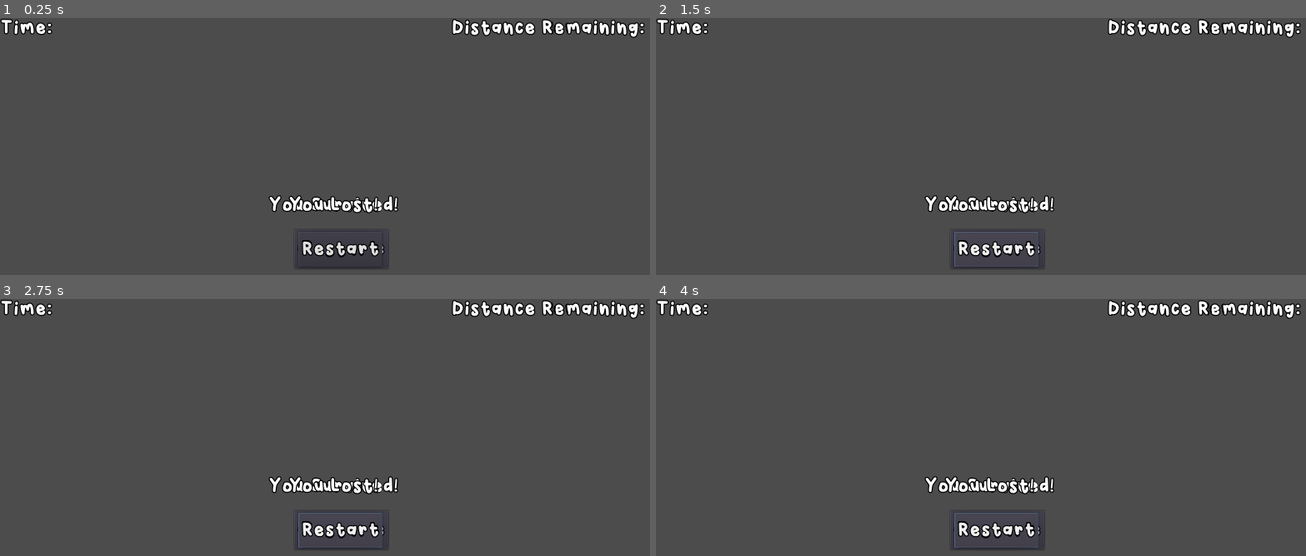
Above: before the commit, frames 1-4 (two rows, left to right).
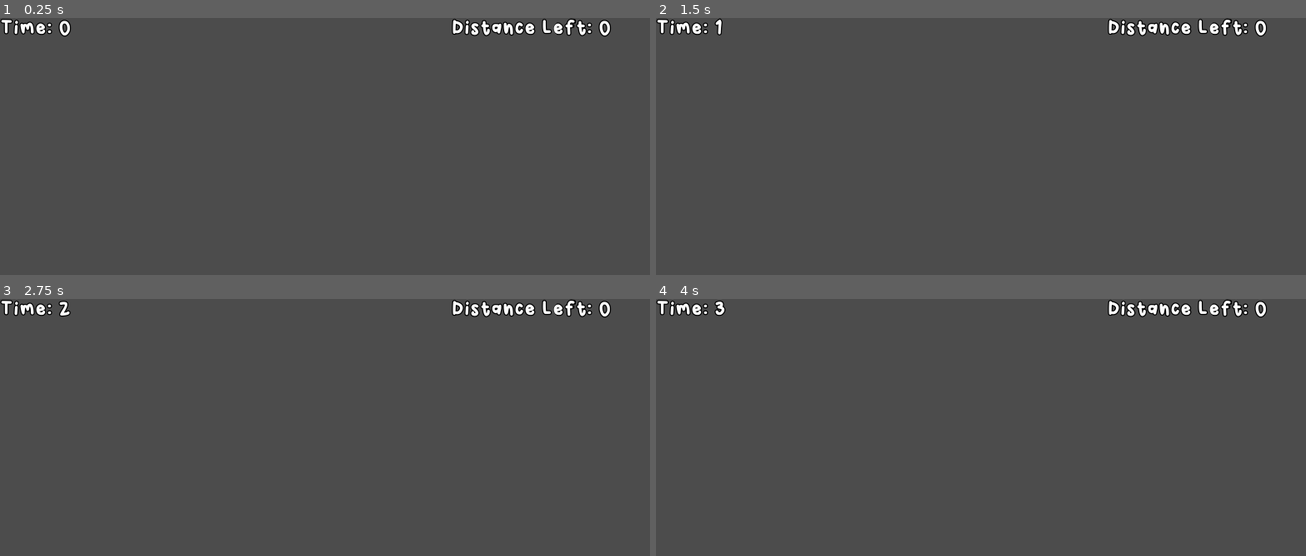
Above: after the commit, the same moments.

Repository: jonahshader/back5_platformer_unit3
Game: Godot game, scene res://scenes/menus/GameHud.tscn
Two runs of this game, one before a commit and one after it. Both use one fixed random seed, a clock stepped at 60 frames per second and the inputs below. This scene is started directly instead of the project's main scene.
Inputs (mouse positions are in pixels of both pictures, inside the frame that each line leads up to):
- Up to frame 1 (0.25 s): no input
- Up to frame 2 (1.5 s): click (994, 249) at 0.5 s, where only the run before the commit has a clickable "Restart"; click (994, 249) at 1.25 s, where only the run before the commit has a clickable "Restart"
- Up to frame 3 (2.75 s): click (338, 530) at 2 s, where only the run before the commit has a clickable "Restart"
- Up to frame 4 (4 s): click (994, 530) at 2.75 s, where only the run before the commit has a clickable "Continue"; click (994, 530) at 3.5 s, where only the run before the commit has a clickable "Continue"

The runs differ from the first frame. In frame 1, 2.2% of the frame differs, in the area x 8-100%, y 0-98%; in frame 2, 2.2%; in frame 3, 2.2%; in frame 4, 2.2%.
Error before the commit: Parse Error: Indented block expected after declaration of "_on_ContinueButton_pressed" function. (res://scenes/menus/GameHud.gd:46)
Error after the commit: Invalid get index 'position' (on base: 'null instance'). (res://scenes/menus/GameHud.gd:14)

Commit message:
Moved files and made small adjustments

Diff:
--- a/TileMap.tscn
+++ b/assets/tilemaps/TileMap.tscn
@@ -1,6 +1,6 @@
 [gd_scene load_steps=29 format=2]
 
-[ext_resource path="res://tilesheet.png" type="Texture" id=1]
+[ext_resource path="res://assets/tilemaps/tilesheet.png" type="Texture" id=1]
 
 [sub_resource type="ConvexPolygonShape2D" id=1]
 points = PoolVector2Array( 64, 64, 0, 64, 0, 0, 64, 0 )
--- a/scenes/Level_1.tscn
+++ /dev/null
@@ -1,12 +0,0 @@
-[gd_scene load_steps=3 format=2]
-
-[ext_resource path="res://scenes/objects/Player.tscn" type="PackedScene" id=1]
-[ext_resource path="res://scenes/Safehouse.tscn" type="PackedScene" id=2]
-
-[node name="Level_1" type="Node2D"]
-
-[node name="Player" parent="." instance=ExtResource( 1 )]
-position = Vector2( 419, -17 )
-
-[node name="Safehouse" parent="." instance=ExtResource( 2 )]
-position = Vector2( 423, 242 )
--- a/scenes/Level_2.tscn
+++ /dev/null
@@ -1,12 +0,0 @@
-[gd_scene load_steps=3 format=2]
-
-[ext_resource path="res://scenes/objects/Player.tscn" type="PackedScene" id=1]
-[ext_resource path="res://scenes/Safehouse.tscn" type="PackedScene" id=2]
-
-[node name="Level_2" type="Node2D"]
-
-[node name="Player" parent="." instance=ExtResource( 1 )]
-position = Vector2( 710, 13 )
-
-[node name="Safehouse" parent="." instance=ExtResource( 2 )]
-position = Vector2( 717, 248 )
--- a/scenes/Level_3.tscn
+++ /dev/null
@@ -1,12 +0,0 @@
-[gd_scene load_steps=3 format=2]
-
-[ext_resource path="res://scenes/objects/Player.tscn" type="PackedScene" id=1]
-[ext_resource path="res://scenes/Safehouse.tscn" type="PackedScene" id=2]
-
-[node name="Level_3" type="Node2D"]
-
-[node name="Player" parent="." instance=ExtResource( 1 )]
-position = Vector2( 555, 37 )
-
-[node name="Safehouse" parent="." instance=ExtResource( 2 )]
-position = Vector2( 557, 299 )
--- a/Prototype_Level_Layout.tscn
+++ b/scenes/levels/Level_1.tscn
@@ -1,9 +1,9 @@
 [gd_scene load_steps=6 format=2]
 
 [ext_resource path="res://scenes/objects/Player.tscn" type="PackedScene" id=1]
-[ext_resource path="res://TileMap.tscn" type="PackedScene" id=2]
+[ext_resource path="res://assets/tilemaps/TileMap.tscn" type="PackedScene" id=2]
 [ext_resource path="res://scenes/menus/GameHud.tscn" type="PackedScene" id=3]
-[ext_resource path="res://scenes/Safehouse.tscn" type="PackedScene" id=4]
+[ext_resource path="res://scenes/objects/Safehouse.tscn" type="PackedScene" id=4]
 [ext_resource path="res://scenes/objects/Death_Wall.tscn" type="PackedScene" id=5]
 
 [node name="Node" type="Node"]
@@ -31,6 +31,8 @@
 position = Vector2( -3137.11, 354.463 )
 collision_layer = 2
 speed = 130
+
 [node name="GameHud" parent="." instance=ExtResource( 3 )]
+
 [node name="Safehouse" parent="." instance=ExtResource( 4 )]
 position = Vector2( 7211.83, 788.896 )
--- a/scenes/menus/GameHud.gd
+++ b/scenes/menus/GameHud.gd
@@ -40,7 +40,7 @@
 
 
 func _on_ContinueButton_pressed():
-
+	pass
 
 
 func _on_RestartButton_pressed():
--- a/scenes/objects/Player.tscn
+++ b/scenes/objects/Player.tscn
@@ -12,16 +12,16 @@
 anchor_top = 1.0
 anchor_right = 0.5
 anchor_bottom = 1.0
-margin_left = -16.0
-margin_top = -64.0
-margin_right = 16.0
+margin_left = -20.0
+margin_top = -80.0
+margin_right = 20.0
 __meta__ = {
 "_edit_use_anchors_": false
 }
 
 [node name="CollisionShape2D" type="CollisionShape2D" parent="."]
-position = Vector2( 0, -32 )
-scale = Vector2( 1.6, 3.2 )
+position = Vector2( 0, -40 )
+scale = Vector2( 2, 4 )
 shape = SubResource( 1 )
 
 [node name="Camera2D" type="Camera2D" parent="."]
--- a/Safehouse.gd
+++ b/scenes/objects/Safehouse.gd
@@ -11,7 +11,7 @@
 # This will be moved to a completion screen for each level later
 # The safehouse will simply bring up the completion screen instead
 func _on_Button_pressed():
-	if ResourceLoader.exists("res://scenes/Level_" + str(int(get_tree().current_scene.name) + 1) + ".tscn"):
-		get_tree().change_scene("res://scenes/Level_" + str(int(get_tree().current_scene.name) + 1) + ".tscn")
+	if ResourceLoader.exists("res://scenes/levels/Level_" + str(int(get_tree().current_scene.name) + 1) + ".tscn"):
+		get_tree().change_scene("res://scenes/levels/Level_" + str(int(get_tree().current_scene.name) + 1) + ".tscn")
 	else:
-		get_tree().change_scene("res://scenes/Main.tscn")
+		get_tree().change_scene("res://scenes/levels/Main.tscn")
--- a/scenes/Safehouse.tscn
+++ b/scenes/objects/Safehouse.tscn
@@ -1,6 +1,6 @@
 [gd_scene load_steps=3 format=2]
 
-[ext_resource path="res://Safehouse.gd" type="Script" id=1]
+[ext_resource path="res://scenes/objects/Safehouse.gd" type="Script" id=1]
 
 [sub_resource type="RectangleShape2D" id=1]
 extents = Vector2( 39.9642, 39.9374 )
Renamed: tilesheet.png -> assets/tilemaps/tilesheet.png
Not shown, added: assets/tilemaps/tilesheet.png.import
